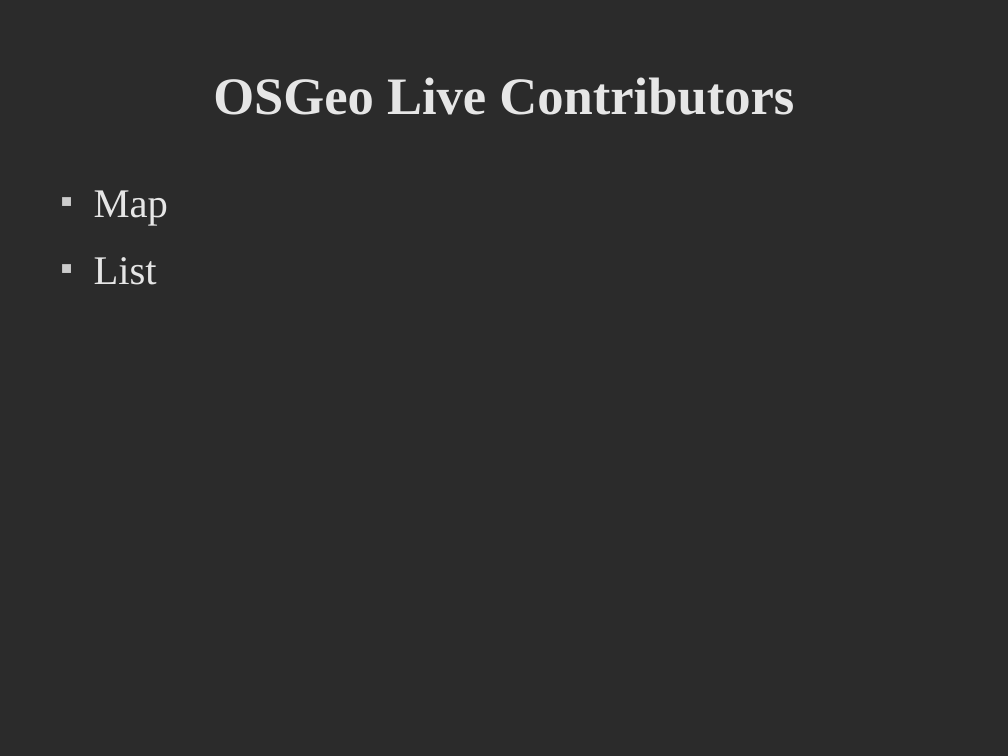
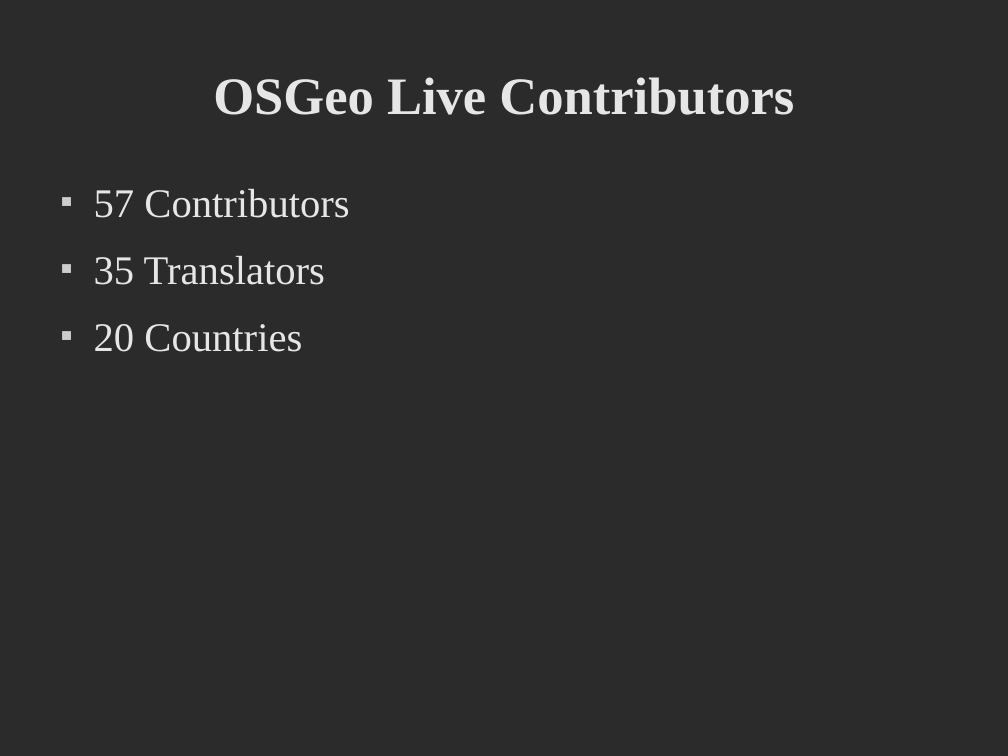
Before and after one commit to wildintellect/OSGeoLive-analysis, a slide deck: slide 5 of exam/slides.odp. Drawn at 1008x756 pixels with LibreOffice and Linux fonts; fonts in the diff are those of the drawing; background and template pictures are left out; a plain dark background stands for a picture behind light text. Boxes give left, top, right and bottom in pixels: in the first picture for what was removed or moved away, otherwise in the second. Text is boxed around its words. In the diff, an @@ line names an element or a change of style, - is before the commit and + after.

Commit message:
Full pdf, would be nice to have a map of downloads by country

```diff
--- a/exam/slides.odp
+++ b/exam/slides.odp
@@ text at <box>94,189,349,352</box>: text changed @@
-■ Map
-■ List
+■ 57 Contributors
+■ 35 Translators
+■ 20 Countries
```
